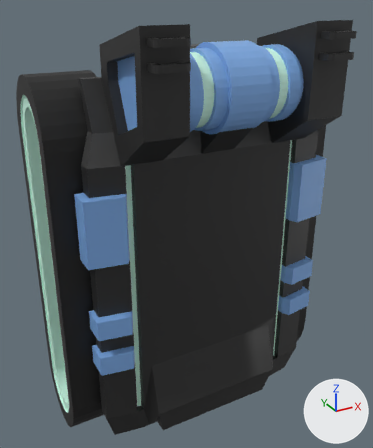
What one commit did to the FBX model Tanks In Advance/Assets/Art/Models/bottomV4.fbx.
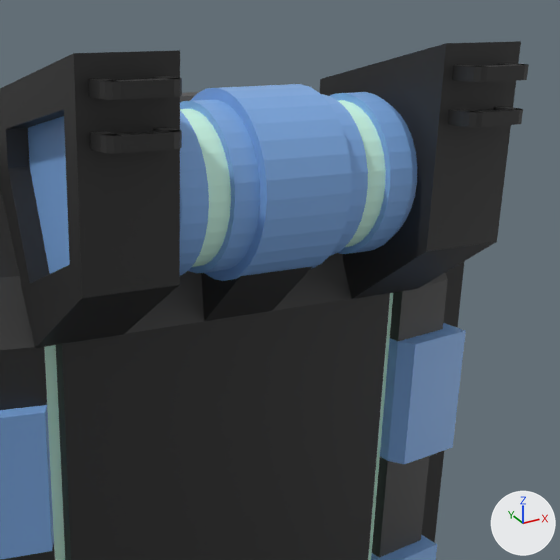
Each version is shown whole from a camera (50 mm lens) standing at (4.13, -4.87, -17.46) and looking at (6.64, -0.32, -19.74), then close up on the part from 28% to 100% of the width and 0% to 60% of the height. Arrows for +X, +Y and +Z are at lower right; the lights stay in place. Where no turn or scale is listed for an object, it has been applied to the vertices. Vertices at the same position are counted once.
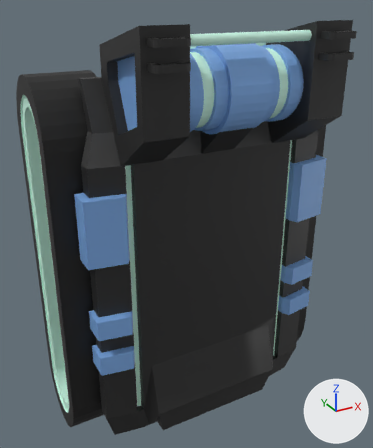
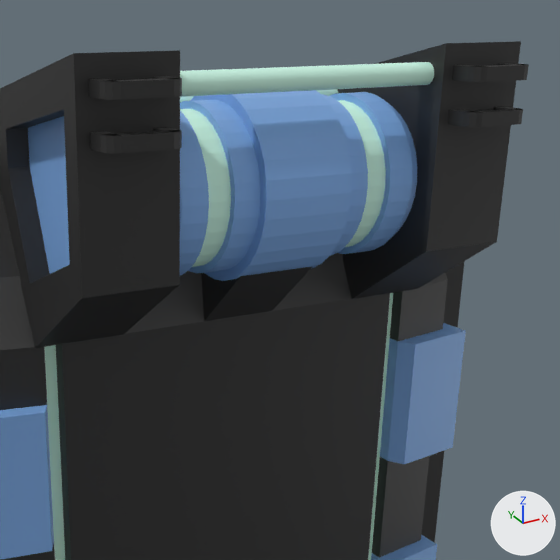
Where the newer file only moved an object's origin or applied its transform, the numbers keep the older frame.

What differs and where, as boxes (x1, y1, x2, y2) in the close-ups (560 x 560 px):
part 1 of me_cube_004, added
    after: (180, 89, 338, 102)
part 2 of me_cube_004, added (green)
    after: (180, 62, 434, 97)

The edits, one by one:
me_cube_004 is used by ob_cube_003; location (7.698, -1.002, -18.165).
me_cube_004 had 1872 vertices, 1681 faces and spanned x -2.56..0.67, y -0.42..1.47, z -4.02..0.52.
me_cube_004 now has 2000 vertices, 1749 faces and spans x -2.56..0.67, y -0.42..1.47, z -4.02..0.52.
me_cube_004 part 1: a new loose piece of 64 vertices spanning x -1.57..-0.32, y 0.42..0.51, z 0.22..0.31.
me_cube_004 part 2: a new loose piece of 64 vertices spanning x -1.57..-0.32, y -0.22..-0.13, z 0.35..0.44.
